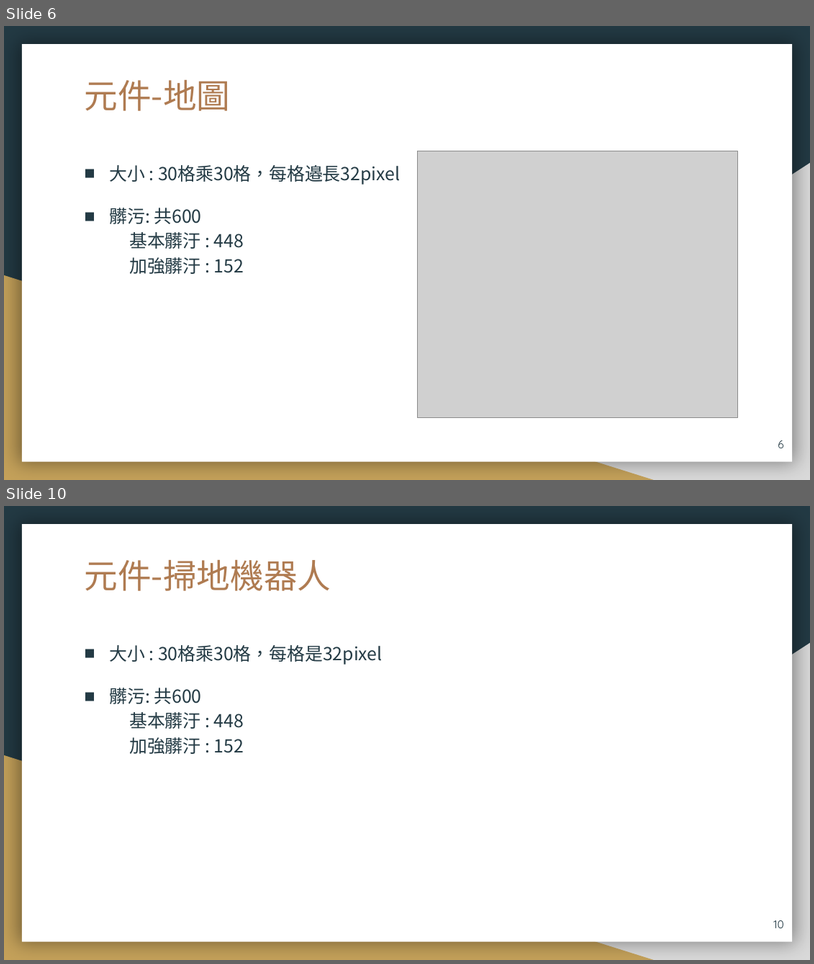
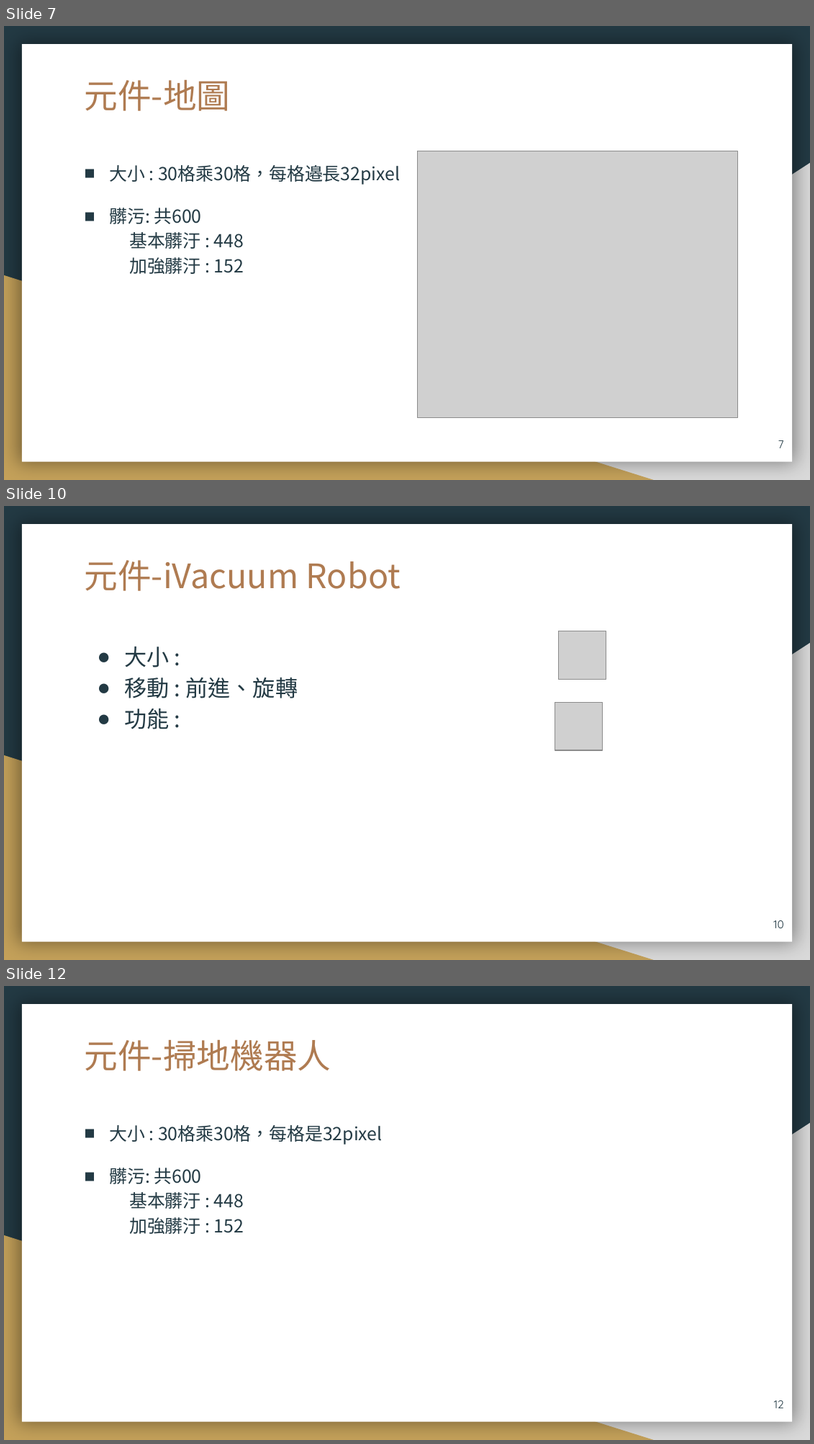
Before and after one commit to 106971001/AI, a slide deck: AI_Filnal_ppt.pptx. Shown one above the other, each under a label of ours: slides 6 and 10 before the commit, slides 7, 10 and 12 after it; the slides between them are not shown. The pictures are 814x964 and 814x1444 pixels, drawn with LibreOffice and Linux fonts; fonts in the diff are those of the drawing; grey boxes stand for pictures. Boxes give left, top, right and bottom in pixels: in the first picture for what was removed or moved away, otherwise in the second. Text is boxed around its words. In the diff, an @@ line names an element or a change of style, - is before the commit and + after.

```diff
--- a/AI_Filnal_ppt.pptx
+++ b/AI_Filnal_ppt.pptx
@@ slide 10 added at [4,506,810,960], background #233A44; not listed: 3 template elements that a slide beside it also shows @@
@@ title added at [85,560,401,591], 30 pt, text #AF7B51 @@
+元件-iVacuum Robot
@@ picture added at [559,631,607,679] @@
@@ text added at [124,646,298,729], 20 pt, text #233A44 @@
+● 大小 :
+● 移動 : 前進、旋轉
+● 功能 :
@@ picture added at [555,703,602,750] @@
@@ page number added at [774,920,784,928], 10 pt, text #233A44 @@
+10
@@ what was slide 6 is now slide 7 @@
@@ page number at [779,440,784,448]: text changed @@
-6
+7
@@ what was slide 10 is now slide 12 @@
@@ page number at [774,1400,784,1408]: text changed @@
-10
+12
```
Also in this commit, not shown: 10 slides changed, 4 other slides added, 2 slides removed, 3 other files.
